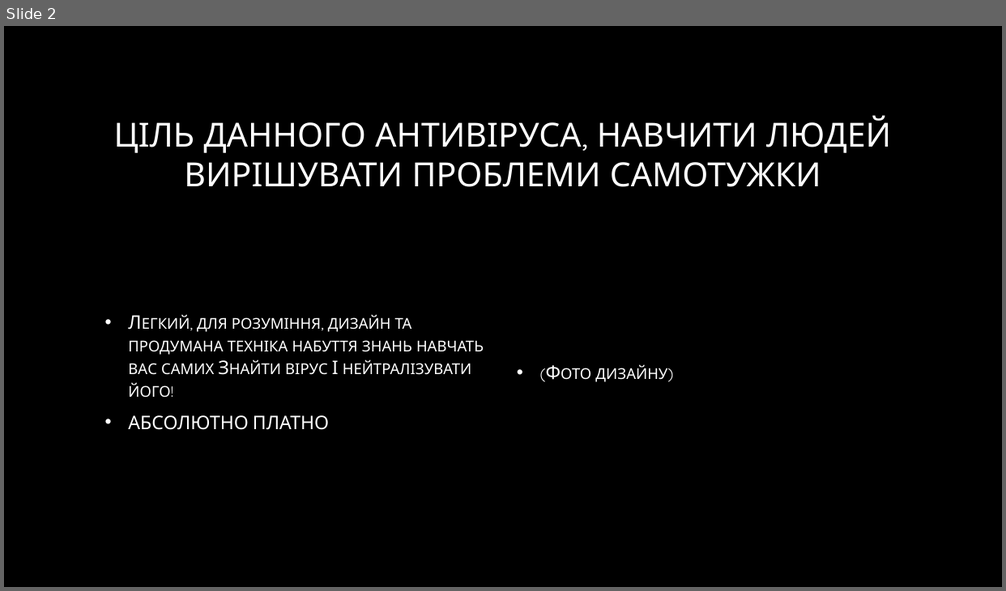
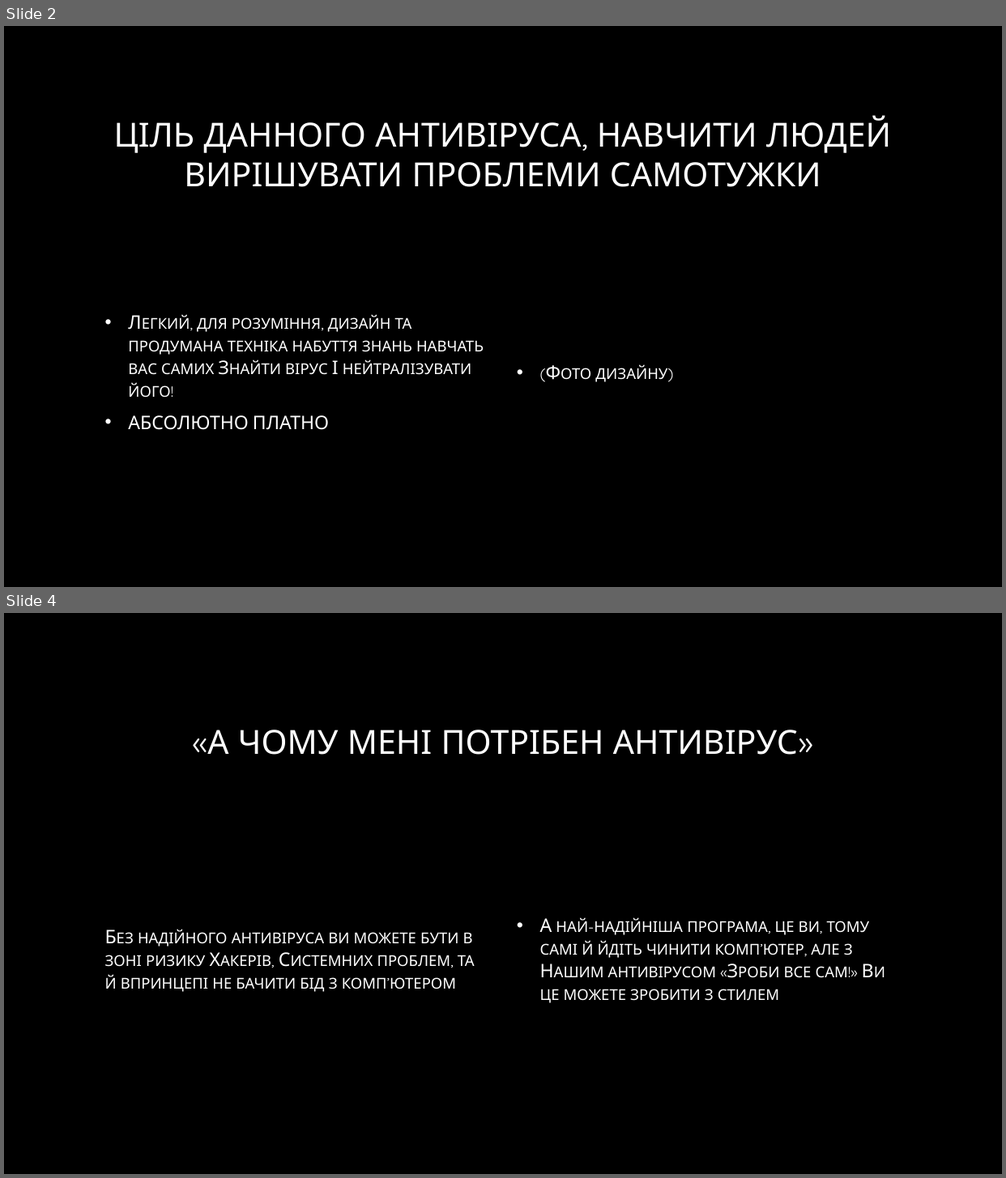
Before and after one commit to Yarosurawa/anti, a slide deck: Антивірус «Зроби все сам!».pptx. Shown one above the other, each under a label of ours: slide 2 before the commit, slides 2 and 4 after it; the slides between them are not shown. The pictures are 1006x591 and 1006x1178 pixels, drawn with LibreOffice and Linux fonts; fonts in the diff are those of the drawing; background and template pictures are left out. Boxes give left, top, right and bottom in pixels: in the first picture for what was removed or moved away, otherwise in the second. Text is boxed around its words. In the diff, an @@ line names an element or a change of style, - is before the commit and + after.

```diff
--- a/Антивірус «Зроби все сам!».pptx
+++ b/Антивірус «Зроби все сам!».pptx
@@ slide 4 added at (4,613,1002,1174), background picture (left out) @@
@@ title added at (207,730,798,755), 32 pt, text gradient #FFFFFF to #A6A6A6 @@
+«А ЧОМУ МЕНІ ПОТРІБЕН АНТИВІРУС»
@@ text added at (540,918,870,1003), 18 pt, text gradient #FFFFFF to #BFBFBF, small capitals @@
+• А най-надійніша програма, це ви, тому самі й йдіть чинити комп’ютер, але з Нашим антивірусом «Зроби все сам!» Ви це можете зробити з стилем
@@ text added at (105,930,475,992), 18 pt, text gradient #FFFFFF to #BFBFBF, small capitals @@
+Без надійного антивіруса ви можете бути в зоні ризику Хакерів, Системних проблем, та й впринцепі не бачити бід з комп’ютером
```
Also in this commit, not shown: 1 other slide added.
